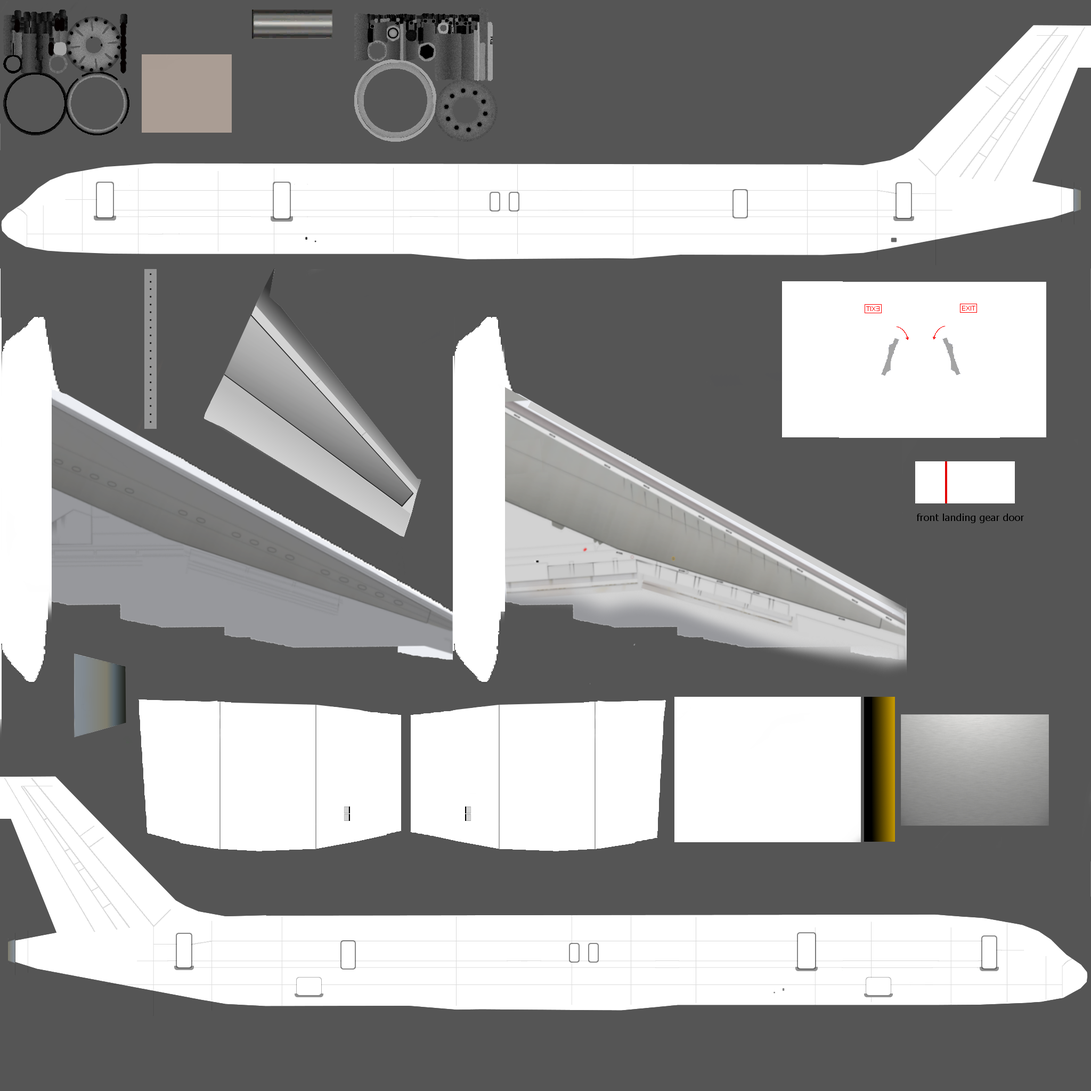
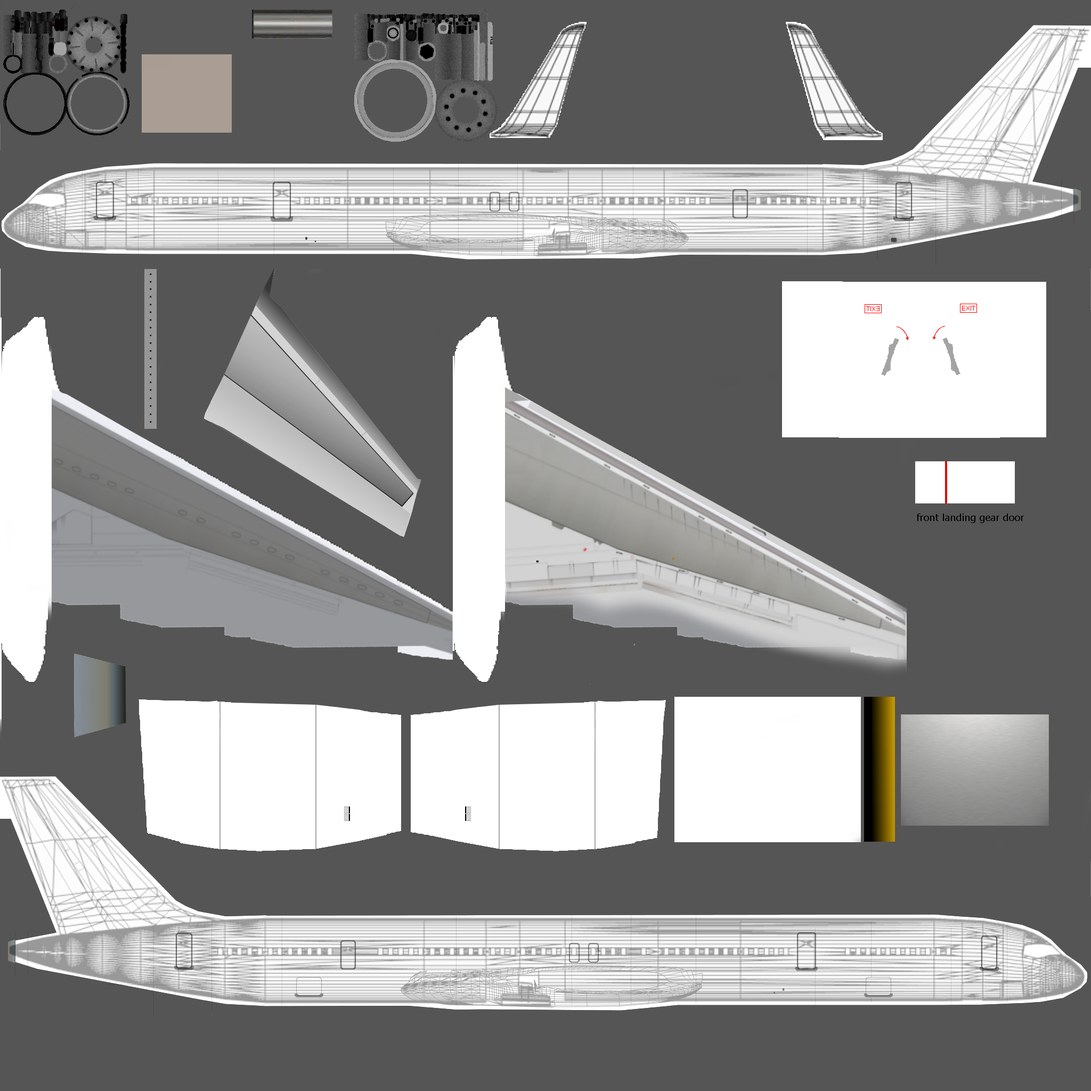
Two versions of the same layered image (1091x1091). Layer-by-layer changes:
showed "UV Map", opacity 40% → 100%, painted on it over [1, 22, 1091, 1009]
painted on "BLN.png" over [489, 21, 884, 141]
